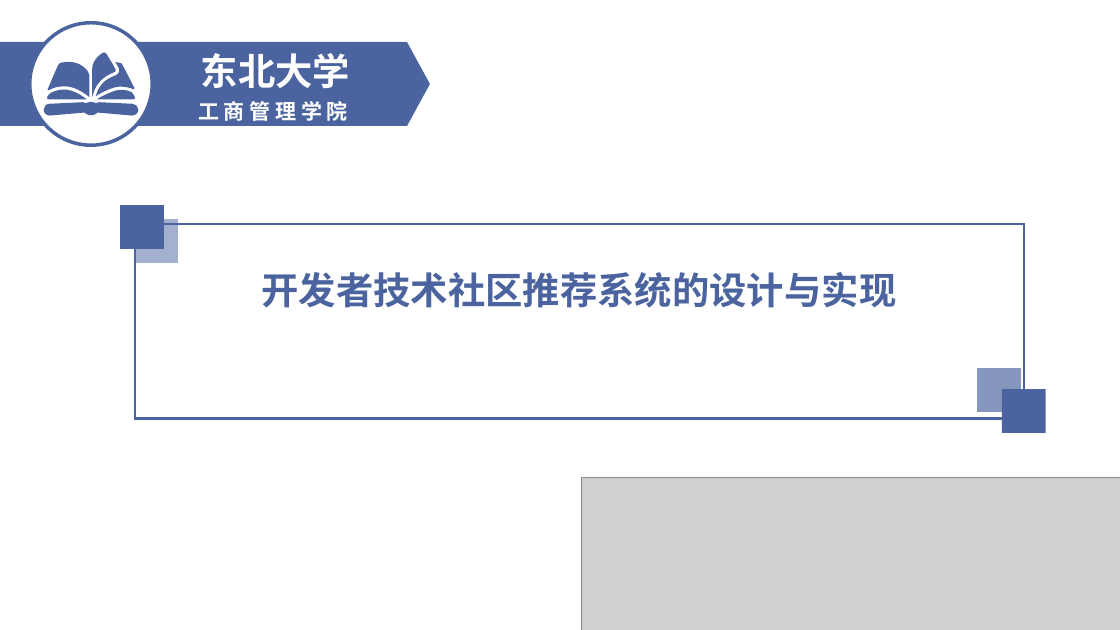
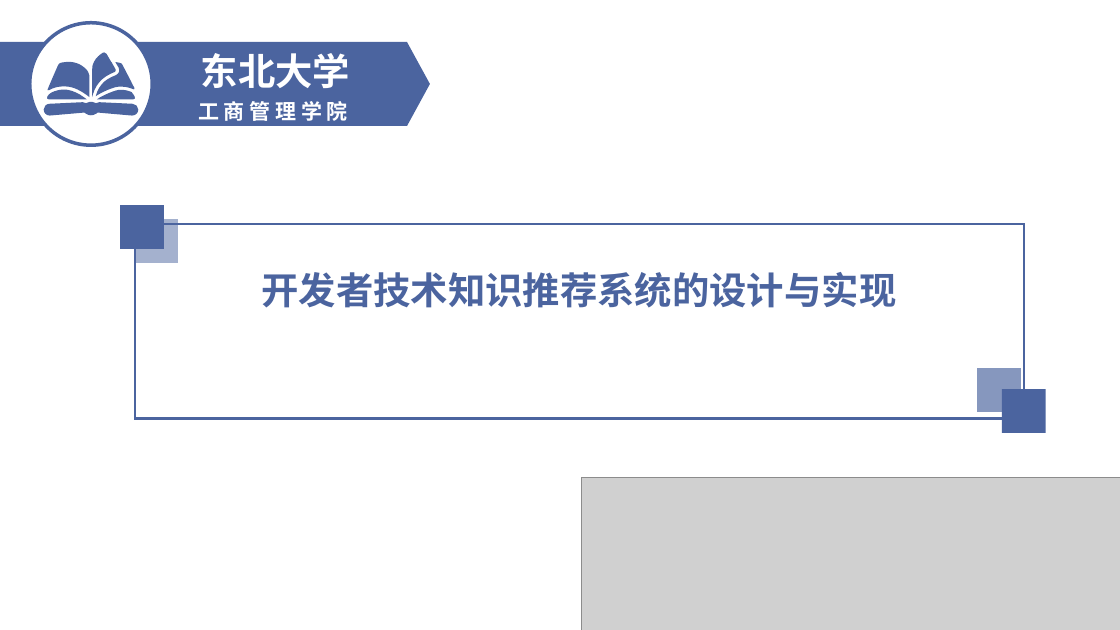
Before and after one commit to VagetalbleDog/BachelorDegreeGraduation, a slide deck: slide 1 of 4.pptx. Drawn at 1120x630 pixels with LibreOffice and Linux fonts; fonts in the diff are those of the drawing; grey boxes stand for pictures. Boxes give left, top, right and bottom in pixels: in the first picture for what was removed or moved away, otherwise in the second. Text is boxed around its words. In the diff, an @@ line names an element or a change of style, - is before the commit and + after.

```diff
--- a/4.pptx
+++ b/4.pptx
@@ text at <box>261,272,896,308</box>: text changed @@
-开发者技术社区推荐系统的设计与实现
+开发者技术知识推荐系统的设计与实现
```
Also in this commit, not shown: 2 other files.
